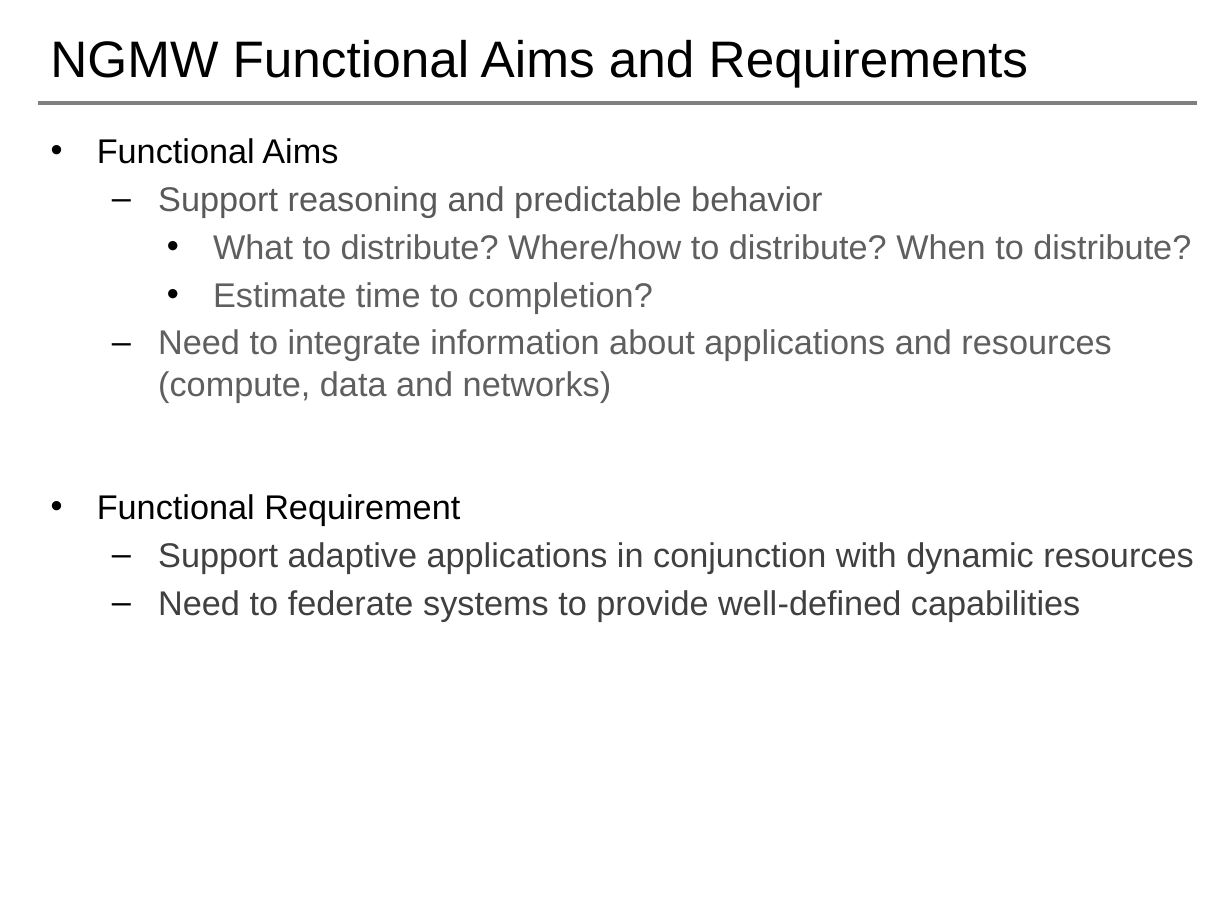
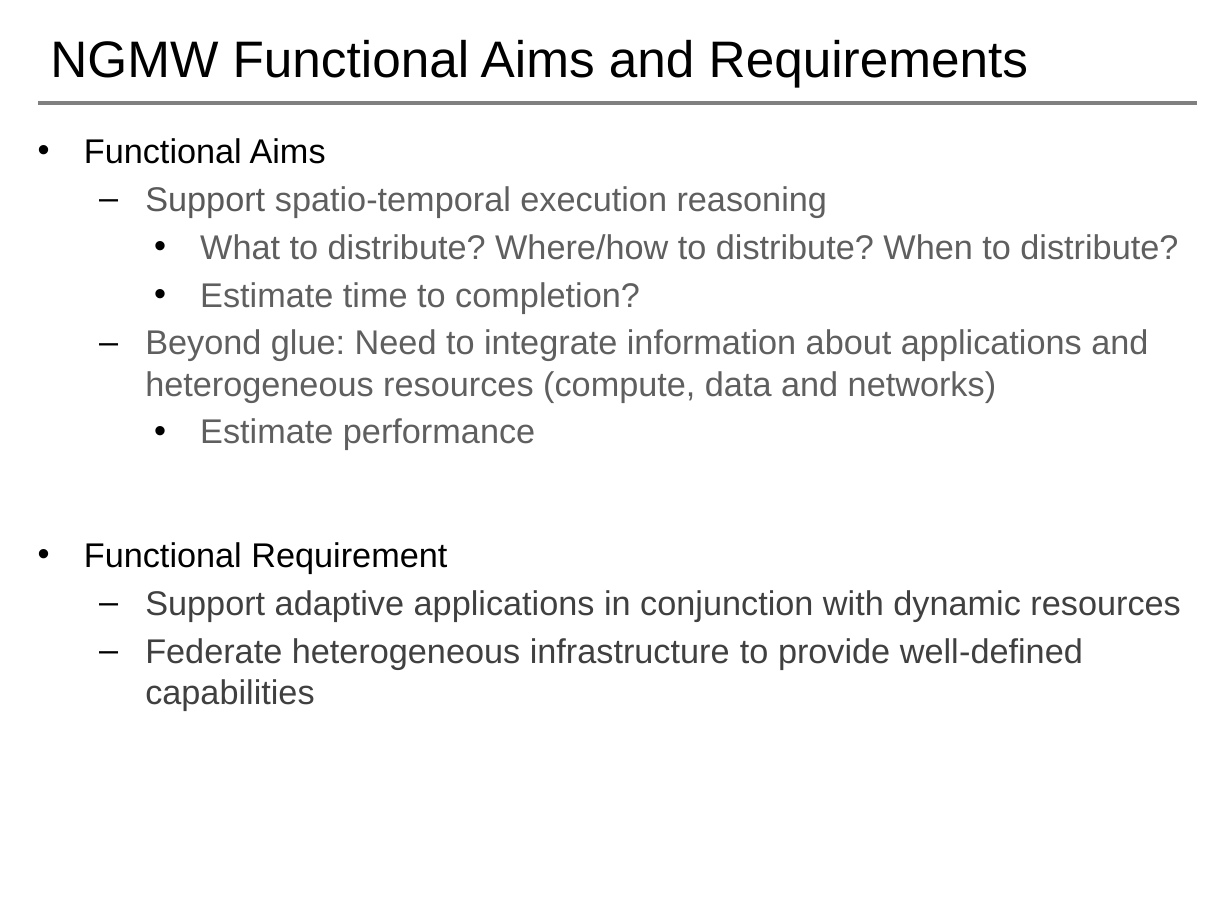
Before and after one commit to saga-project/NGMW, a slide deck: slide 7 of presentations/radical-modsim.pptx. Drawn at 1232x924 pixels with LibreOffice and Linux fonts; fonts in the diff are those of the drawing; background and template pictures are left out. Boxes give left, top, right and bottom in pixels: in the first picture for what was removed or moved away, otherwise in the second. Text is boxed around its words. In the diff, an @@ line names an element or a change of style, - is before the commit and + after.

```diff
--- a/presentations/radical-modsim.pptx
+++ b/presentations/radical-modsim.pptx
@@ text "Functional Aims": place and size @@
-text "Functional Aims" at (97,138,1193,621)
+text "Functional Aims" at (84,138,1180,710)
@@ text at (145,186,827,217): text changed; text colour #595959 to #5F5F5F @@
-  – Support reasoning and predictable behavior
+  – Support spatio-temporal execution reasoning
@@ text at (145,329,1148,450): text changed @@
-  – Need to integrate information about applications and resources (compute, data and networks)
+  – Beyond glue: Need to integrate information about applications and heterogeneous resources (compute, data and networks)
+    • Estimate performance
@@ text at (145,638,1083,710): text changed @@
-  – Need to federate systems to provide well-defined capabilities
+  – Federate heterogeneous infrastructure to provide well-defined capabilities
```
Also in this commit, not shown: 9 other slides changed, 1 slide removed.
